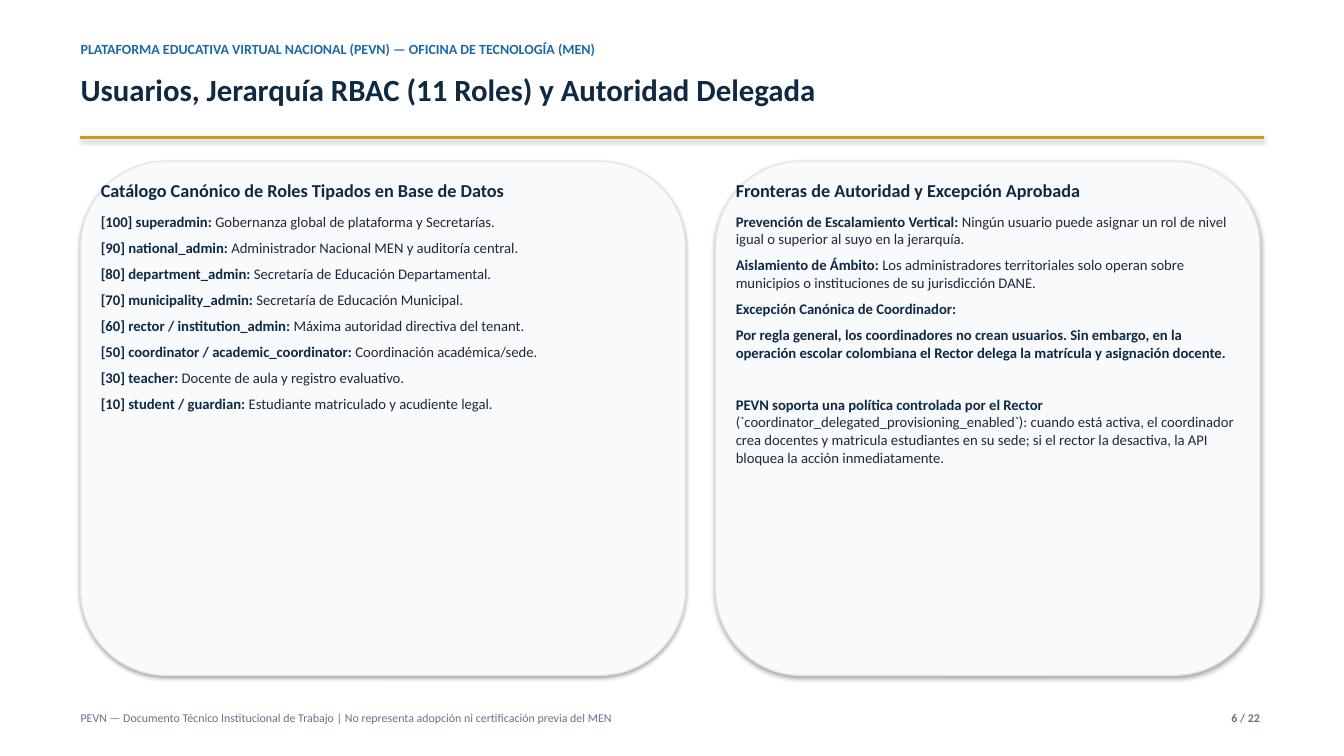
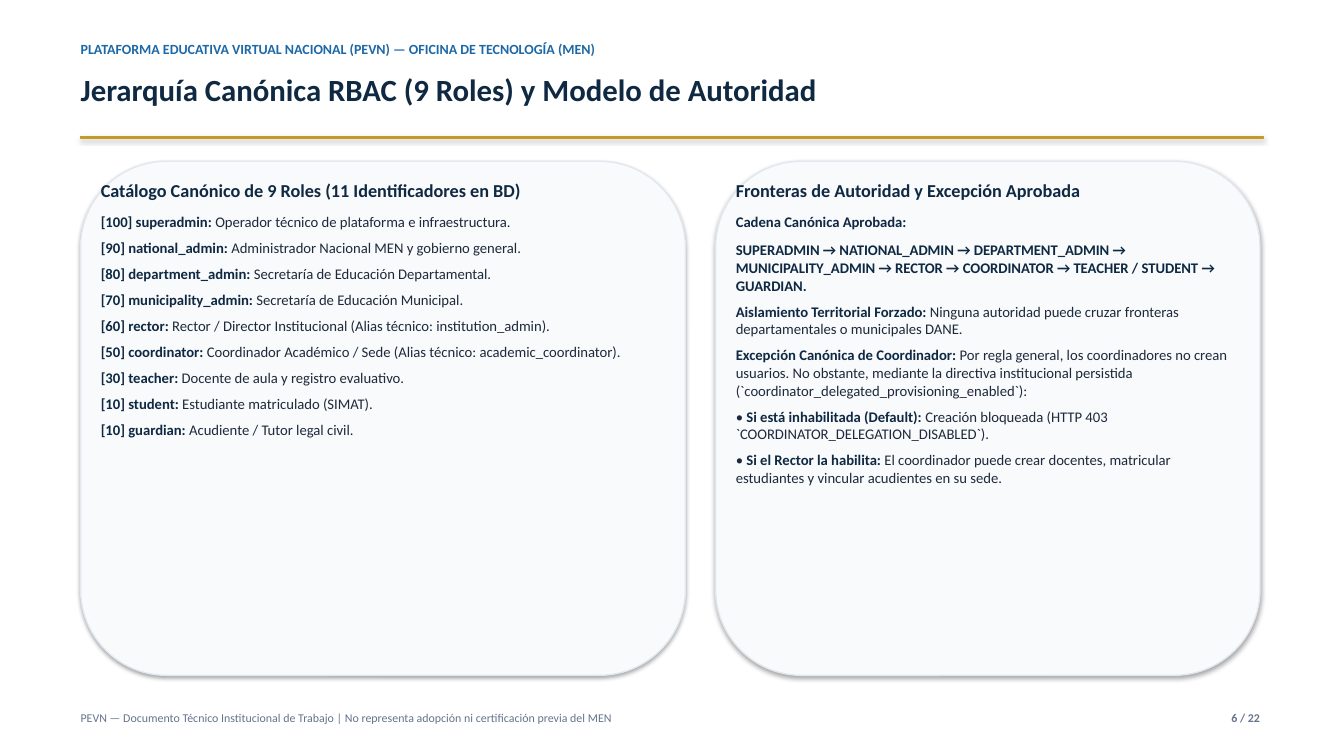
Before and after one commit to juancastro2381-hub/Plataforma-Educativa-Virtual-Nacional-PEVN, a slide deck: slide 6 of docs/government/pdf/PEVN_PRESENTACION_INSTITUCIONAL_MEN.pptx. Drawn at 1344x756 pixels with LibreOffice and Linux fonts; fonts in the diff are those of the drawing. Boxes give left, top, right and bottom in pixels: in the first picture for what was removed or moved away, otherwise in the second. Text is boxed around its words. In the diff, an @@ line names an element or a change of style, - is before the commit and + after.

Commit message:
Auditoría de Consistencia, Evidencia y Preparación para Revisión Técnica del MEN (PEVN)

```diff
--- a/docs/government/pdf/PEVN_PRESENTACION_INSTITUCIONAL_MEN.pptx
+++ b/docs/government/pdf/PEVN_PRESENTACION_INSTITUCIONAL_MEN.pptx
@@ text at bbox=[81, 78, 817, 106]: text changed @@
-Usuarios, Jerarquía RBAC (11 Roles) y Autoridad Delegada
+Jerarquía Canónica RBAC (9 Roles) y Modelo de Autoridad
@@ text at bbox=[101, 183, 521, 256]: text changed @@
-Catálogo Canónico de Roles Tipados en Base de Datos
-[100] superadmin: Gobernanza global de plataforma y Secretarías.
-[90] national_admin: Administrador Nacional MEN y auditoría central.
+Catálogo Canónico de 9 Roles (11 Identificadores en BD)
+[100] superadmin: Operador técnico de plataforma e infraestructura.
+[90] national_admin: Administrador Nacional MEN y gobierno general.
@@ text at bbox=[736, 216, 1227, 486]: text changed @@
-Prevención de Escalamiento Vertical: Ningún usuario puede asignar un rol de nivel igual o superior al suyo en la jerarquía.
-Aislamiento de Ámbito: Los administradores territoriales solo operan sobre municipios o instituciones de su jurisdicción DANE.
-Excepción Canónica de Coordinador:
-Por regla general, los coordinadores no crean usuarios. Sin embargo, en la operación escolar colombiana el Rector delega la matrícula y asignación docente.
-PEVN soporta una política controlada por el Rector (`coordinator_delegated_provisioning_enabled`): cuando está activa, el coordinador crea docentes y matricula estudiantes en su sede; si el rector la desactiva, la API bloquea la acción inmediatamente.
+Cadena Canónica Aprobada:
+SUPERADMIN → NATIONAL_ADMIN → DEPARTMENT_ADMIN → MUNICIPALITY_ADMIN → RECTOR → COORDINATOR → TEACHER / STUDENT → GUARDIAN.
+Aislamiento Territorial Forzado: Ninguna autoridad puede cruzar fronteras departamentales o municipales DANE.
+Excepción Canónica de Coordinador: Por regla general, los coordinadores no crean usuarios. No obstante, mediante la directiva institucional persistida (`coordinator_delegated_provisioning_enabled`):
+• Si está inhabilitada (Default): Creación bloqueada (HTTP 403 `COORDINATOR_DELEGATION_DISABLED`).
+• Si el Rector la habilita: El coordinador puede crear docentes, matricular estudiantes y vincular acudientes en su sede.
@@ text at bbox=[101, 320, 621, 360]: text changed; text colour #0F2942 to #1E293B; bold off @@
-[60] rector / institution_admin: Máxima autoridad directiva del tenant.
-[50] coordinator / academic_coordinator: Coordinación académica/sede.
+[60] rector: Rector / Director Institucional (Alias técnico: institution_admin).
+[50] coordinator: Coordinador Académico / Sede (Alias técnico: academic_coordinator).
@@ text at bbox=[101, 398, 373, 438]: text changed @@
-[10] student / guardian: Estudiante matriculado y acudiente legal.
+[10] student: Estudiante matriculado (SIMAT).
+[10] guardian: Acudiente / Tutor legal civil.
```
Also in this commit, not shown: 4 other slides changed, 14 other files.
